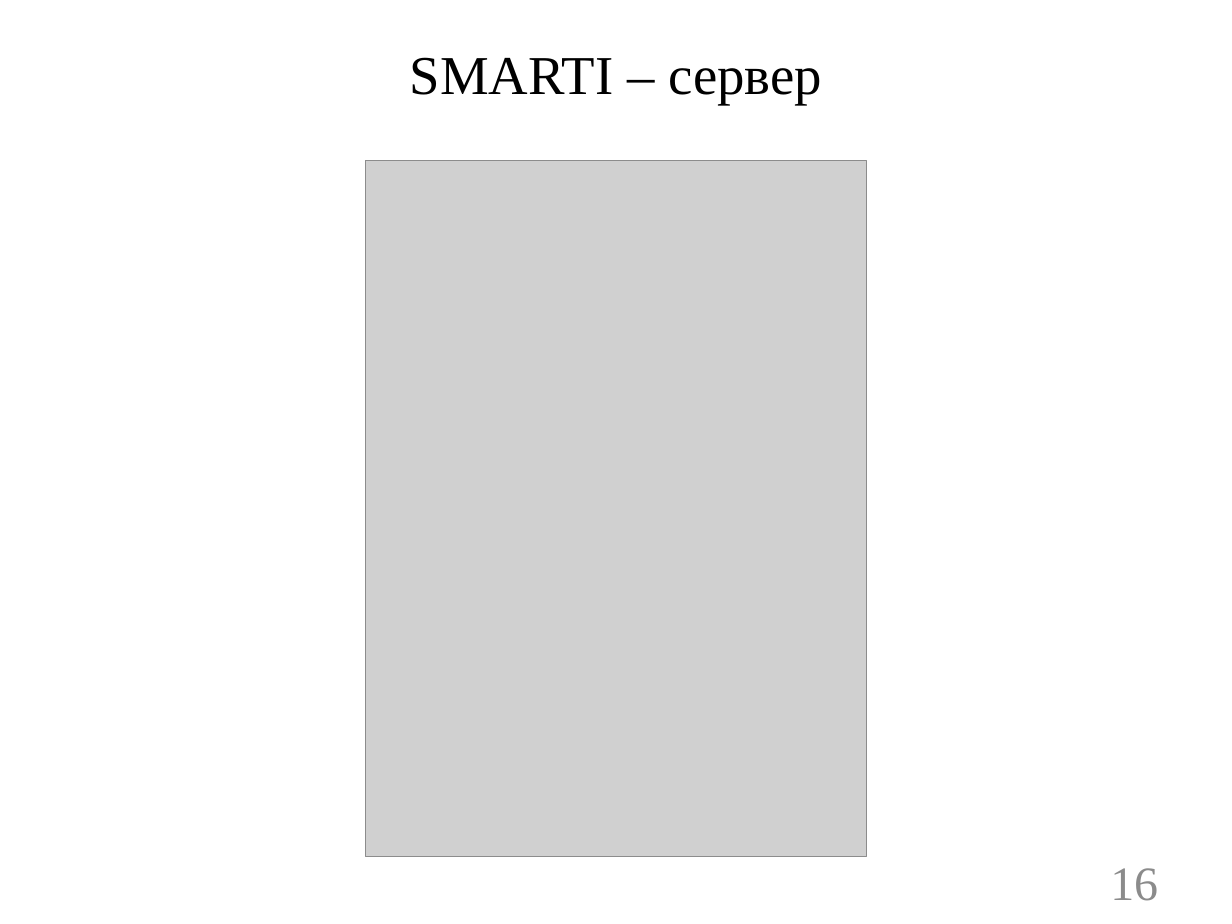
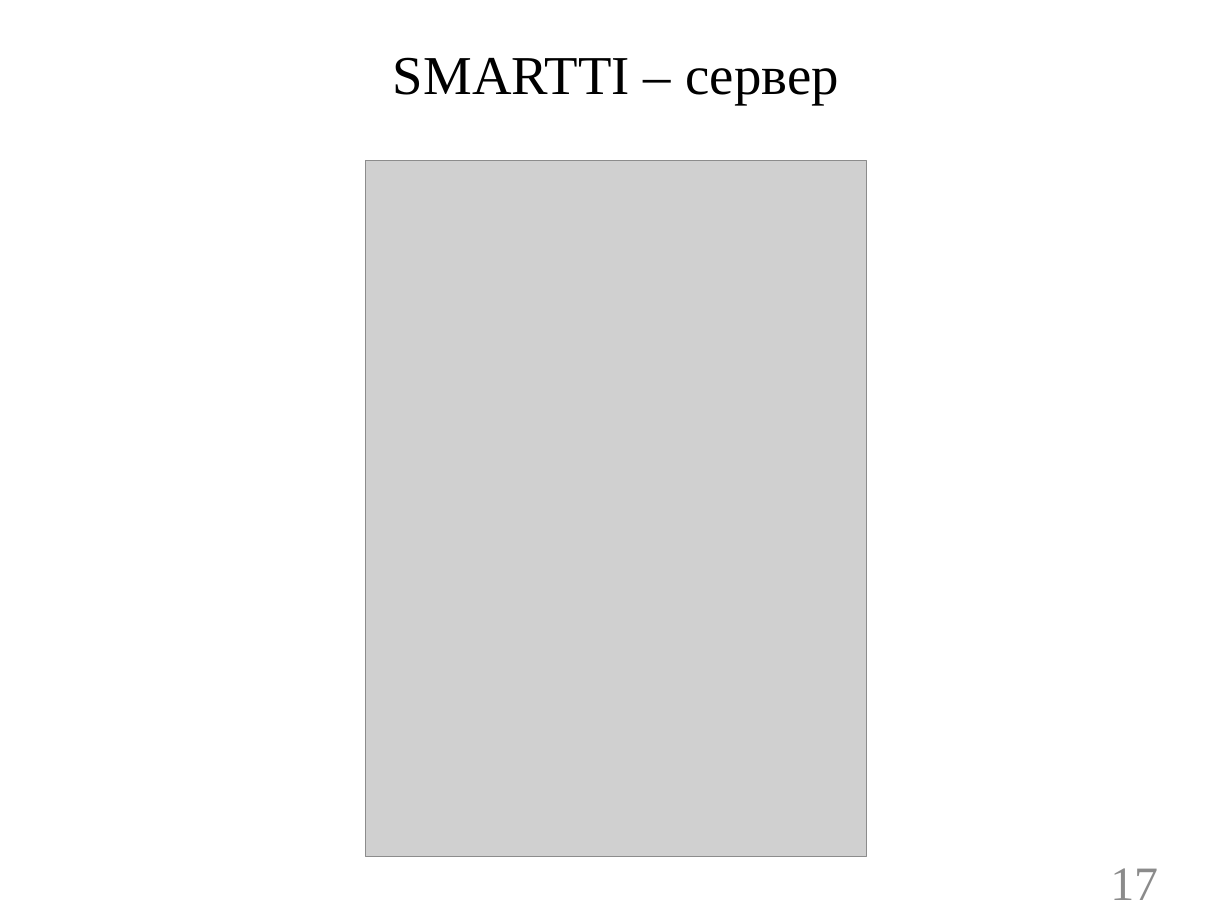
Before and after one commit to ALeschev/tunel, a slide deck: slide 17 of sibsutis/2015/dpl/DPL_pres.pptx (slide 16 before the commit). Drawn at 1232x924 pixels with LibreOffice and Linux fonts; fonts in the diff are those of the drawing; grey boxes stand for pictures; background and template pictures are left out. Boxes give left, top, right and bottom in pixels: in the first picture for what was removed or moved away, otherwise in the second. Text is boxed around its words. In the diff, an @@ line names an element or a change of style, - is before the commit and + after.

```diff
--- a/sibsutis/2015/dpl/DPL_pres.pptx
+++ b/sibsutis/2015/dpl/DPL_pres.pptx
@@ title at box(393, 57, 839, 105): text changed @@
-SMARTI – сервер
+SMARTTI – сервер
@@ page number at box(1110, 868, 1158, 900): text changed @@
-16
+17
```
Also in this commit, not shown: 7 other slides changed, 5 other files.
